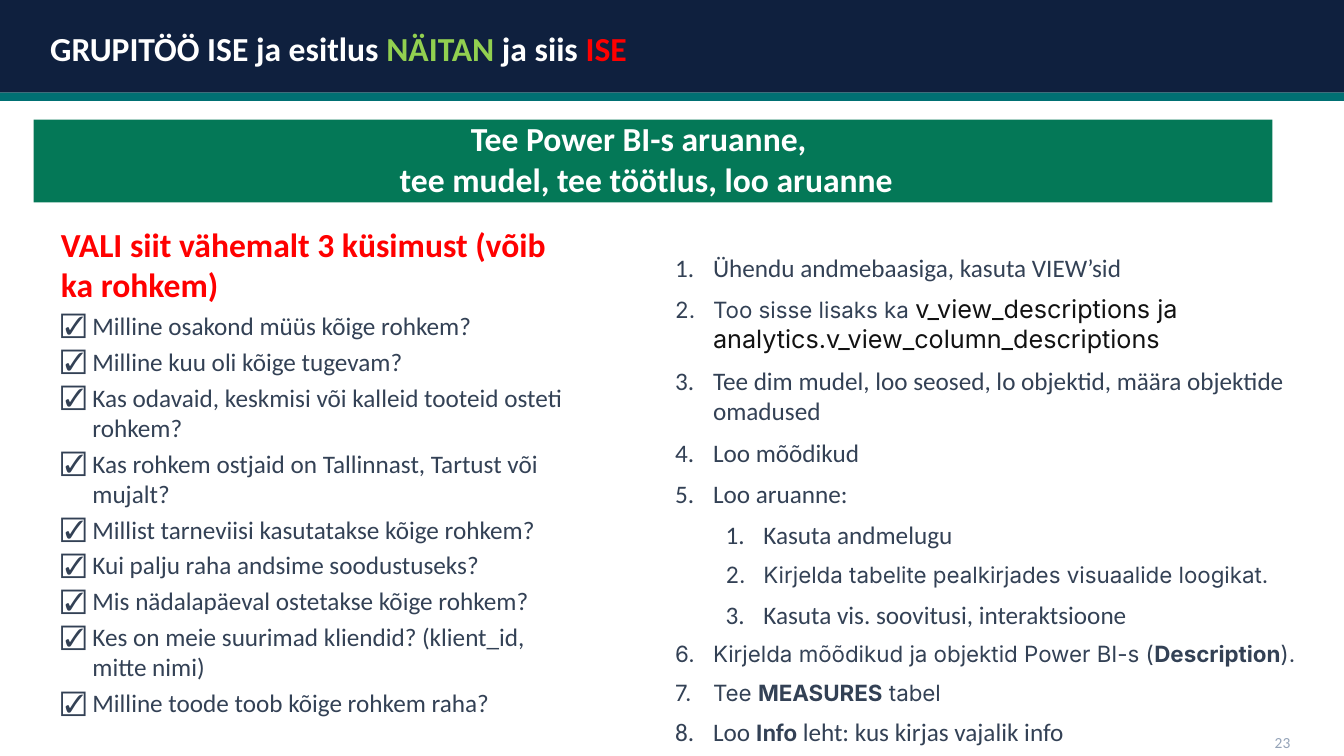
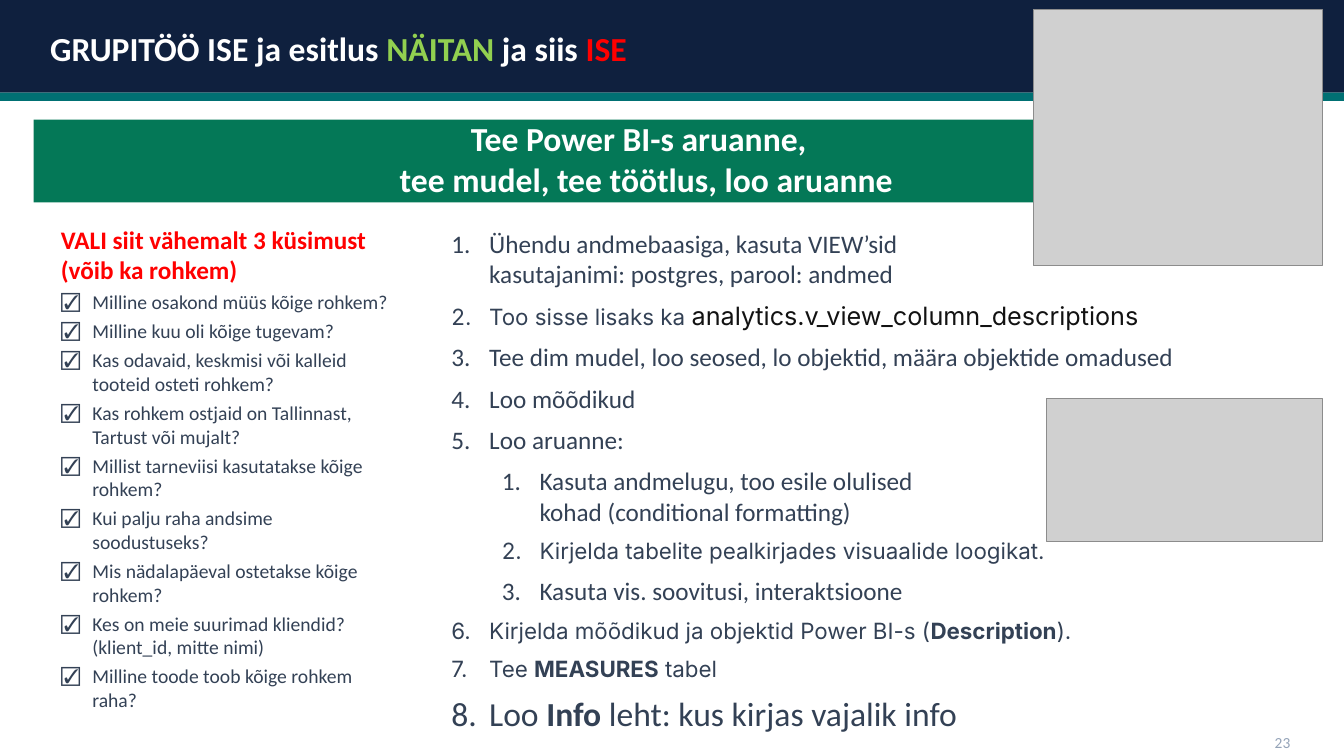
Before and after one commit to emilieabel/andmetarkus, a slide deck: slide 28 of Materjalid/Day10 Andmekaitse/10-paev-andmetarkus-esitlus.pptx. Drawn at 1344x756 pixels with LibreOffice and Linux fonts; fonts in the diff are those of the drawing; grey boxes stand for pictures. Boxes give left, top, right and bottom in pixels: in the first picture for what was removed or moved away, otherwise in the second. Text is boxed around its words. In the diff, an @@ line names an element or a change of style, - is before the commit and + after.

```diff
--- a/Materjalid/Day10 Andmekaitse/10-paev-andmetarkus-esitlus.pptx
+++ b/Materjalid/Day10 Andmekaitse/10-paev-andmetarkus-esitlus.pptx
@@ picture added at bbox=[1033, 10, 1322, 266] @@
@@ rounded rectangle removed at bbox=[40, 187, 665, 696] @@
@@ text "VALI siit vähemalt 3 küsimust ..." at bbox=[61, 231, 387, 707]: size 24 to 18 pt in "VALI siit vähemalt 3 küsimust (võib ka ..."; size 18 to 14 pt in "Milline osakond müüs kõige rohkem?", "Milline kuu oli kõige tugevam?", "Kas odavaid, keskmisi või kalleid tooteid osteti ...", "Kas rohkem ostjaid on Tallinnast, Tartust või ..." and 5 more places @@
@@ text "Ühendu andmebaasiga, kasuta VIEW’sid kasutajanimi: ...": place and size @@
-text "Ühendu andmebaasiga, kasuta VIEW’sid kasutajanimi: ..." at bbox=[713, 257, 1295, 746]
+text "Ühendu andmebaasiga, kasuta VIEW’sid kasutajanimi: ..." at bbox=[489, 233, 1173, 732]
@@ text at bbox=[489, 233, 1139, 330]: text changed; font Inter to Calibri; text colour #121212 to #334155 @@
-1. Ühendu andmebaasiga, kasuta VIEW’sid
-2. Too sisse lisaks ka v_view_descriptions ja analytics.v_view_column_descriptions
+1. Ühendu andmebaasiga, kasuta VIEW’sid
+   kasutajanimi: postgres, parool: andmed
+2. Too sisse lisaks ka analytics.v_view_column_descriptions
@@ picture added at bbox=[1047, 399, 1322, 541] @@
@@ text at bbox=[540, 472, 912, 526]: text changed @@
-  1. Kasuta andmelugu
+  1. Kasuta andmelugu, too esile olulised
+     kohad (conditional formatting)
@@ text at bbox=[489, 702, 956, 732]: size 18 to 24 pt in "Loo Info leht: kus kirjas vajalik info" @@
```
Also in this commit, not shown: 2 other slides changed, 1 slide added.
